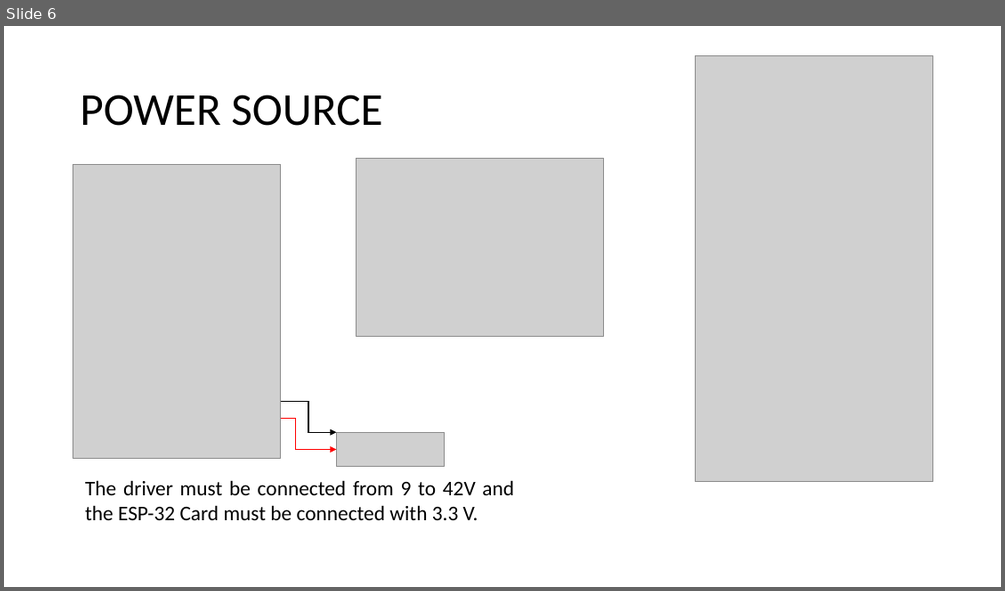
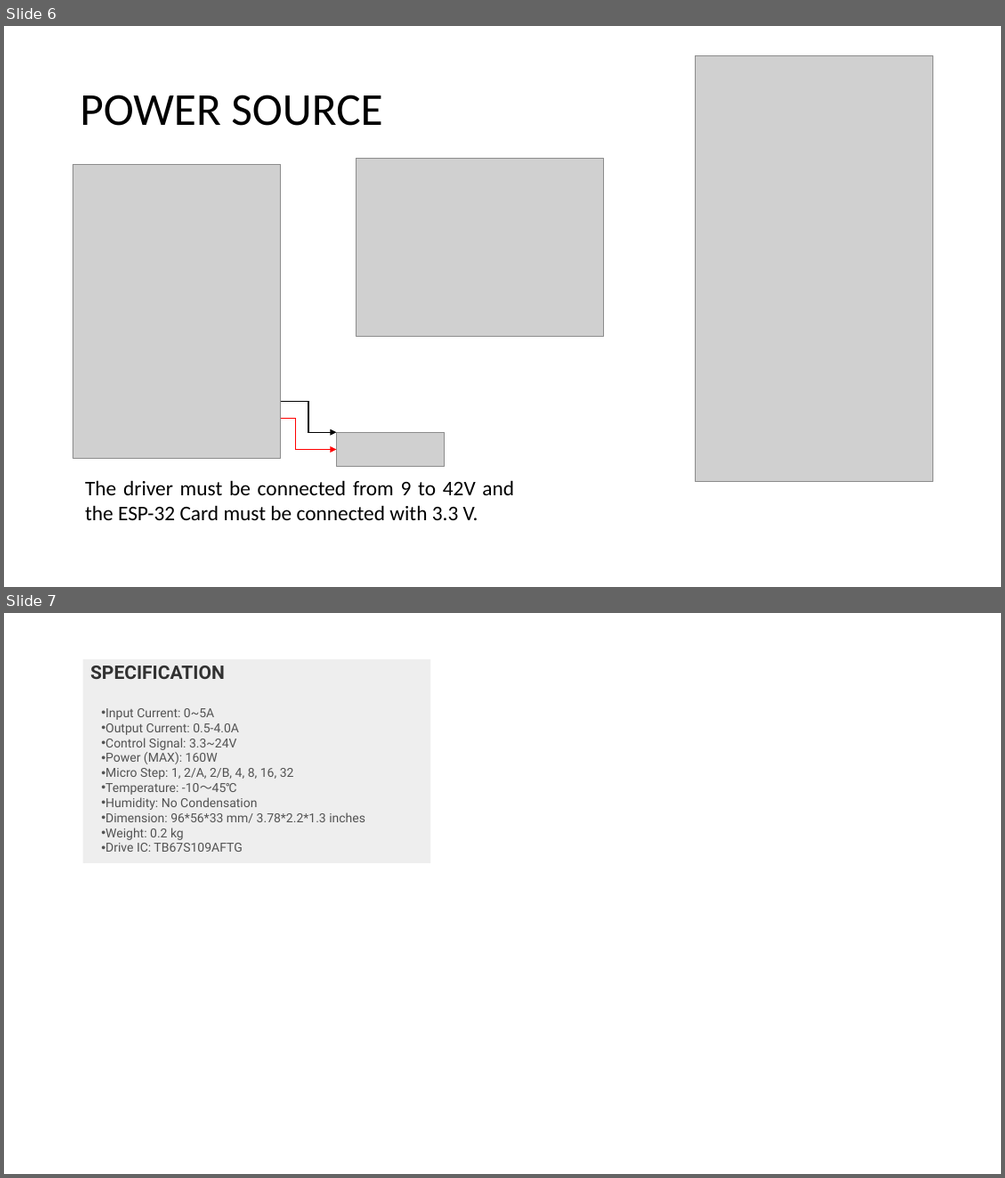
Before and after one commit to FreakJazz/ESP32-control-TB6600, a slide deck: connections/connections.pptx. Shown one above the other, each under a label of ours: slide 6 before the commit, slides 6 and 7 after it. The pictures are 1005x591 and 1005x1178 pixels, drawn with LibreOffice and Linux fonts; fonts in the diff are those of the drawing; grey boxes stand for pictures. Boxes give left, top, right and bottom in pixels: in the first picture for what was removed or moved away, otherwise in the second. Text is boxed around its words. In the diff, an @@ line names an element or a change of style, - is before the commit and + after.

```diff
--- a/connections/connections.pptx
+++ b/connections/connections.pptx
@@ slide 7 added at (x1=4, y1=613, x2=1001, y2=1174), background #FFFFFF @@
@@ rectangle added at (x1=83, y1=659, x2=431, y2=863), fill #EEEEEE, 12 pt, text #535353 @@
+SPECIFICATION
+• Input Current: 0~5A
+• Output Current: 0.5-4.0A
+• Control Signal: 3.3~24V
+• Power (MAX): 160W
+• Micro Step: 1, 2/A, 2/B, 4, 8, 16, 32
+• Temperature: -10～45℃
+• Humidity: No Condensation
+• Dimension: 96*56*33 mm/ 3.78*2.2*1.3 inches
+• Weight: 0.2 kg
+• Drive IC: TB67S109AFTG
```
Also in this commit, not shown: 2 other files.
